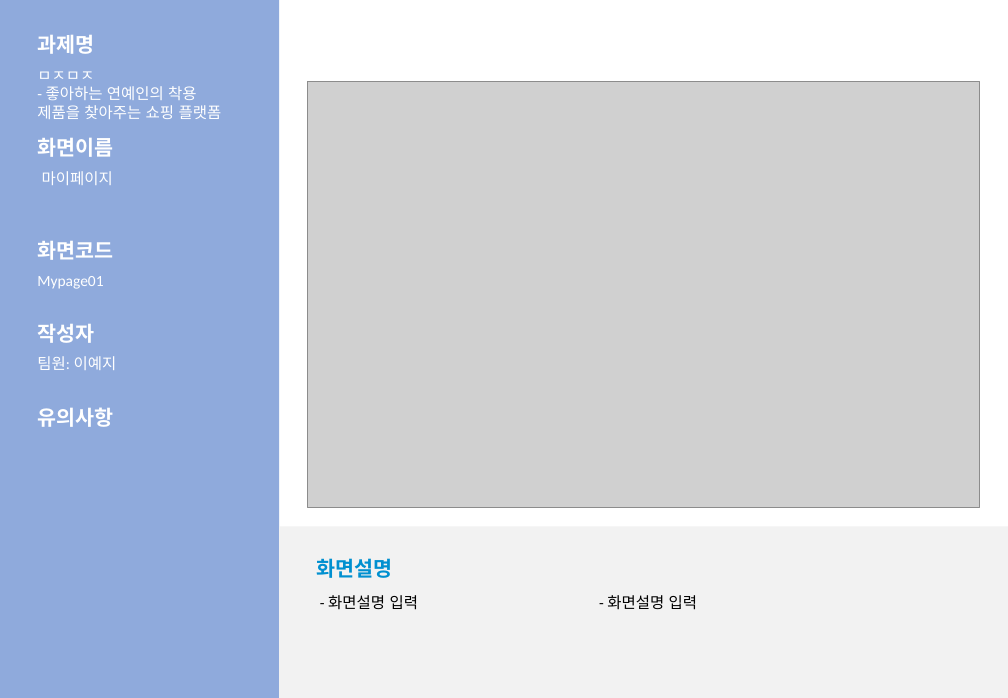
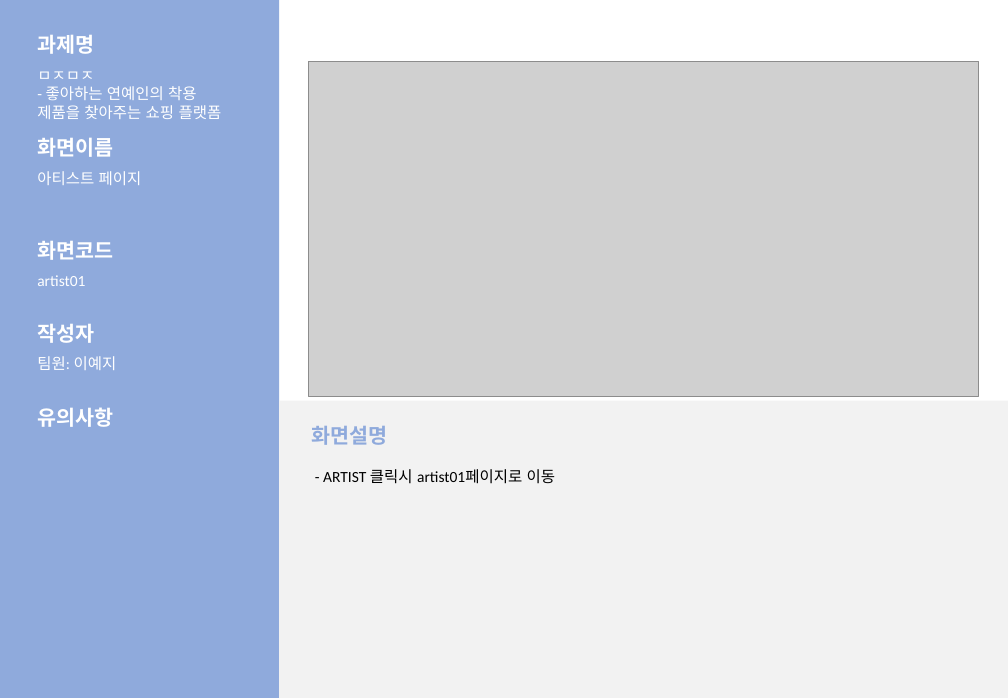
Before and after one commit to LeticiaKang/Project_Idol-Fandom-WebPlaform, a slide deck: slide 8 of 산출문서/화면설계서/화면설계서_서식(1조. HappyVirus).pptx (slide 10 before the commit). Drawn at 1008x698 pixels with LibreOffice and Linux fonts; fonts in the diff are those of the drawing; grey boxes stand for pictures. Boxes give left, top, right and bottom in pixels: in the first picture for what was removed or moved away, otherwise in the second. Text is boxed around its words. In the diff, an @@ line names an element or a change of style, - is before the commit and + after.

Commit message:
화면설계서
- 화면설명 제외한 모든 항목 작성 완료

```diff
--- a/산출문서/화면설계서/화면설계서_서식(1조. HappyVirus).pptx
+++ b/산출문서/화면설계서/화면설계서_서식(1조. HappyVirus).pptx
@@ picture: place and size @@
-picture at (307, 81, 980, 506)
+picture at (308, 61, 979, 396)
@@ text at (37, 171, 142, 185): text changed @@
-마이페이지
+아티스트 페이지
@@ text at (37, 275, 85, 286): text changed @@
-Mypage01
+artist01
@@ rectangle: place and size @@
-rectangle at (279, 527, 1008, 698)
+rectangle at (279, 400, 1008, 698)
@@ text "화면설명": place and size @@
-text "화면설명" at (316, 558, 392, 578)
+text "화면설명" at (311, 426, 387, 445)
@@ text "화면설명" at (311, 426, 387, 445): text colour #0090D0 to #8FAADC @@
@@ text at (323, 469, 555, 484): text changed @@
-- 화면설명 입력
+- ARTIST 클릭시 artist01페이지로 이동
@@ text removed at (607, 595, 697, 610) @@
-- 화면설명 입력
```
Also in this commit, not shown: 5 other slides changed, 6 slides added, 2 slides removed.
